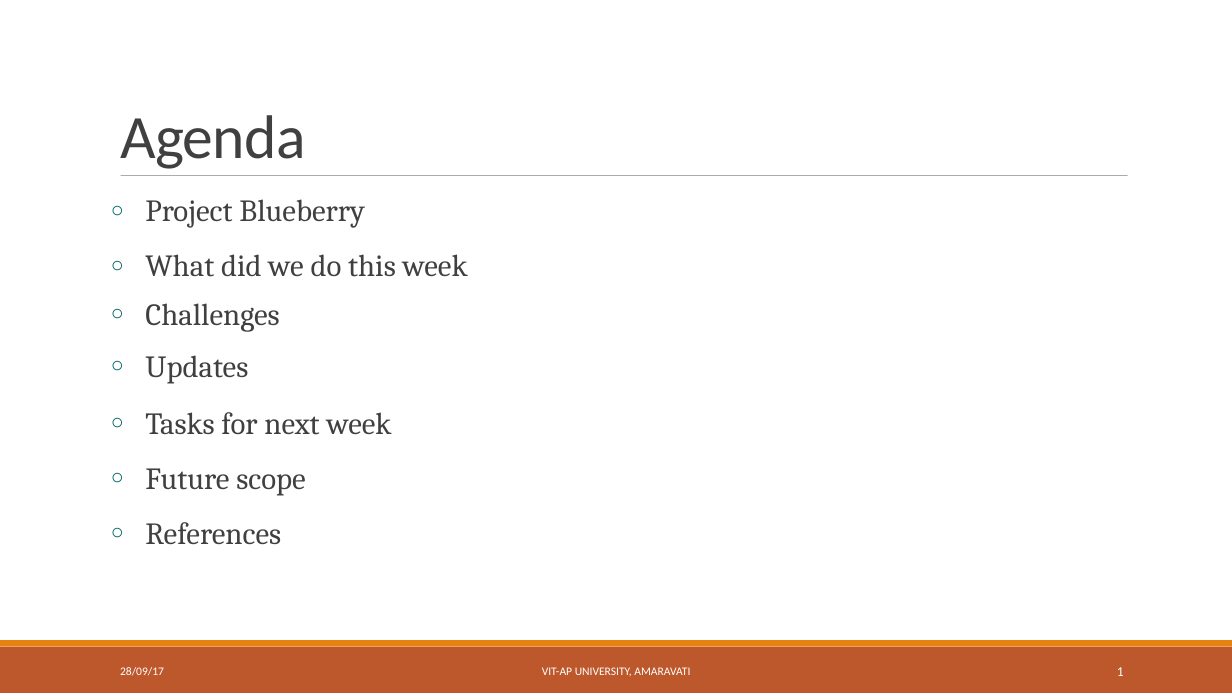
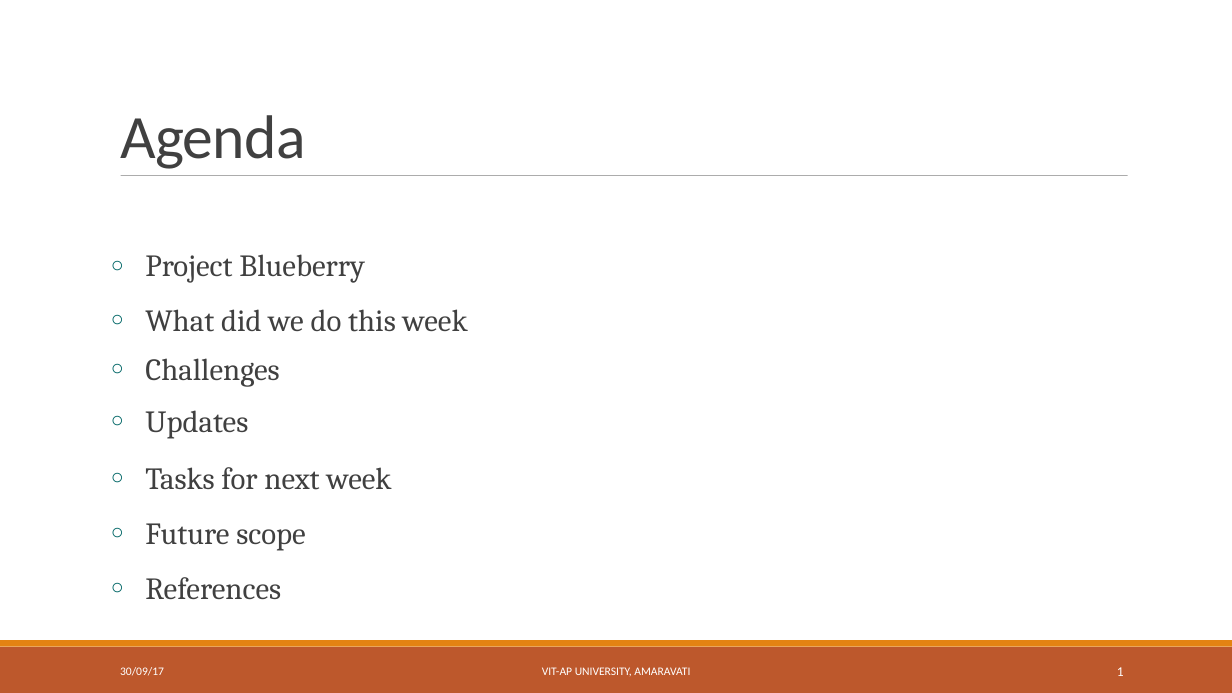
Before and after one commit to 2DSharp/BlueBerry, a slide deck: slide 1 of Documentation/Presentations/2.WeeklyProgress.odp. Drawn at 1232x693 pixels with LibreOffice and Linux fonts; fonts in the diff are those of the drawing. Boxes give left, top, right and bottom in pixels: in the first picture for what was removed or moved away, otherwise in the second. Text is boxed around its words. In the diff, an @@ line names an element or a change of style, - is before the commit and + after.

```diff
--- a/Documentation/Presentations/2.WeeklyProgress.odp
+++ b/Documentation/Presentations/2.WeeklyProgress.odp
@@ text "Project Blueberry": place and size @@
-text "Project Blueberry" at <box>145,199,468,544</box>
+text "Project Blueberry" at <box>145,254,468,599</box>
@@ text at <box>120,667,164,676</box>: text changed @@
-28/09/17
+30/09/17
```
Also in this commit, not shown: 10 other slides changed, 1 slide added, 1 slide removed, 5 other files.
